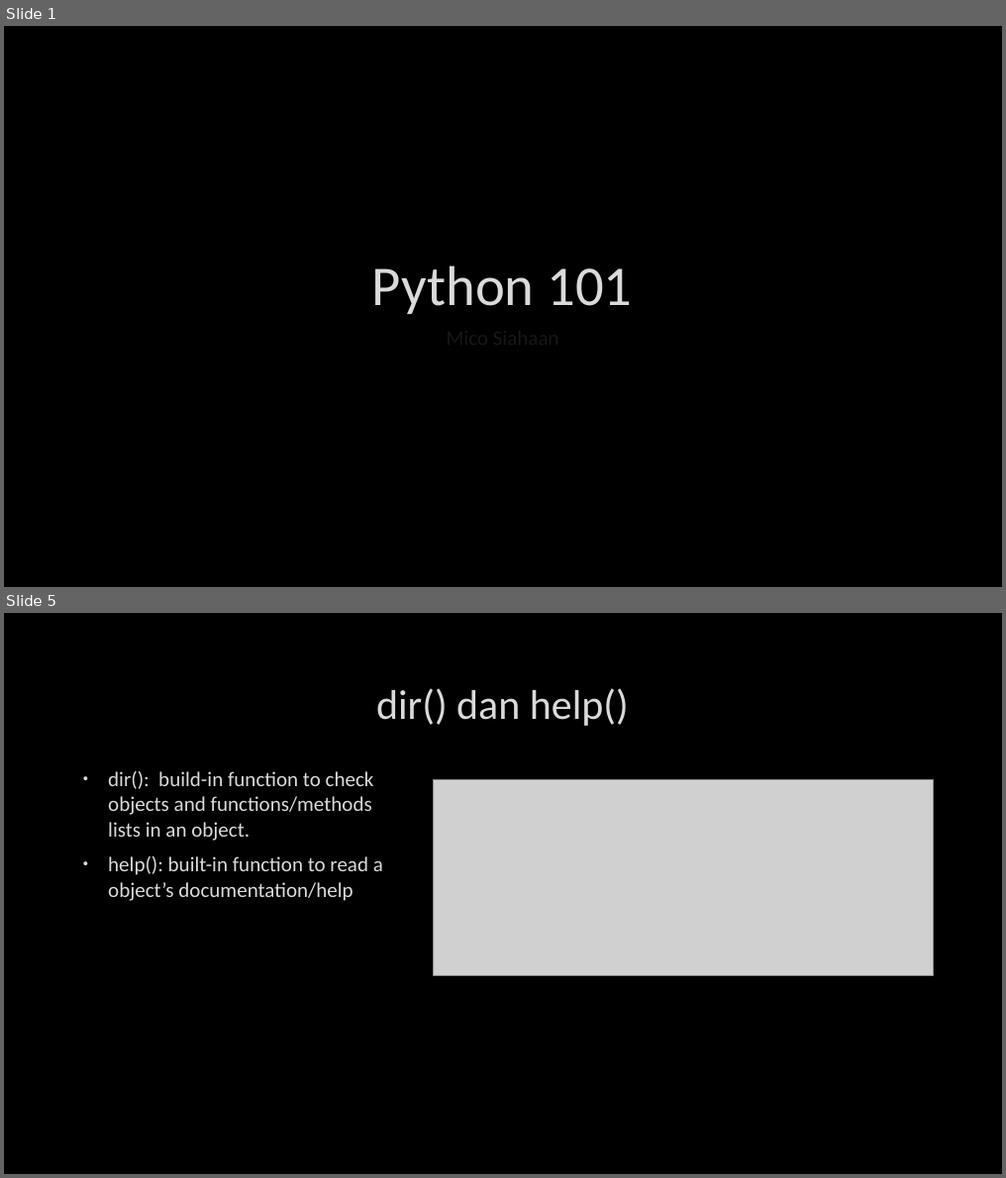
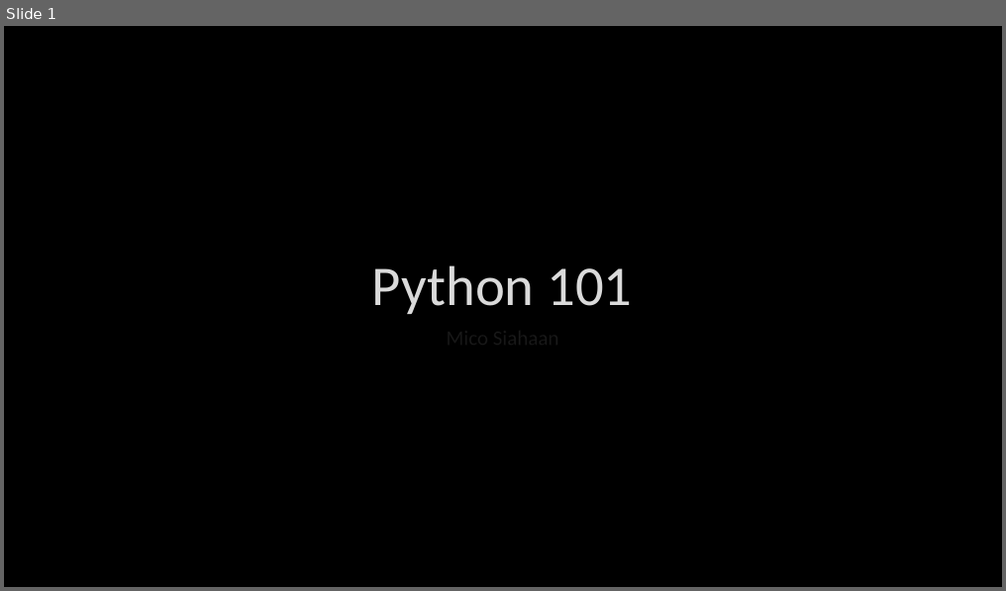
Before and after one commit to msiahaan/Python101, a slide deck: Python101_03_Fungsi-Import.pptx. Shown one above the other, each under a label of ours: slides 1 and 5 before the commit, slide 1 after it; the slides between them are not shown. The pictures are 1006x1178 and 1006x591 pixels, drawn with LibreOffice and Linux fonts; fonts in the diff are those of the drawing; grey boxes stand for pictures; background and template pictures are left out. Boxes give left, top, right and bottom in pixels: in the first picture for what was removed or moved away, otherwise in the second. Text is boxed around its words. In the diff, an @@ line names an element or a change of style, - is before the commit and + after.

Commit message:
Add slides about objects

```diff
--- a/Python101_03_Fungsi-Import.pptx
+++ b/Python101_03_Fungsi-Import.pptx
@@ slide 5 removed at [4,613,1002,1174], background picture (left out) @@
@@ title removed at [376,688,629,726] @@
-dir() dan help()
@@ text removed at [108,771,383,901] @@
-• dir(): build-in function to check objects and functions/methods lists in an object.
-• help(): built-in function to read a object’s documentation/help
@@ picture removed at [433,779,934,975] @@
```
Also in this commit, not shown: 3 slides changed, 2 slides added, 2 other files.
